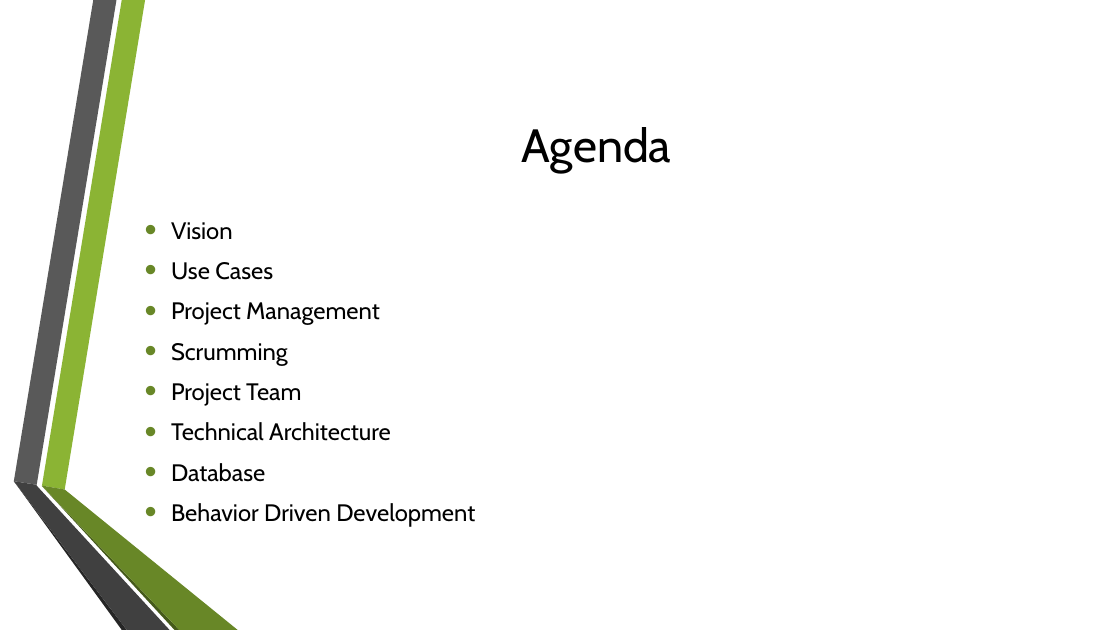
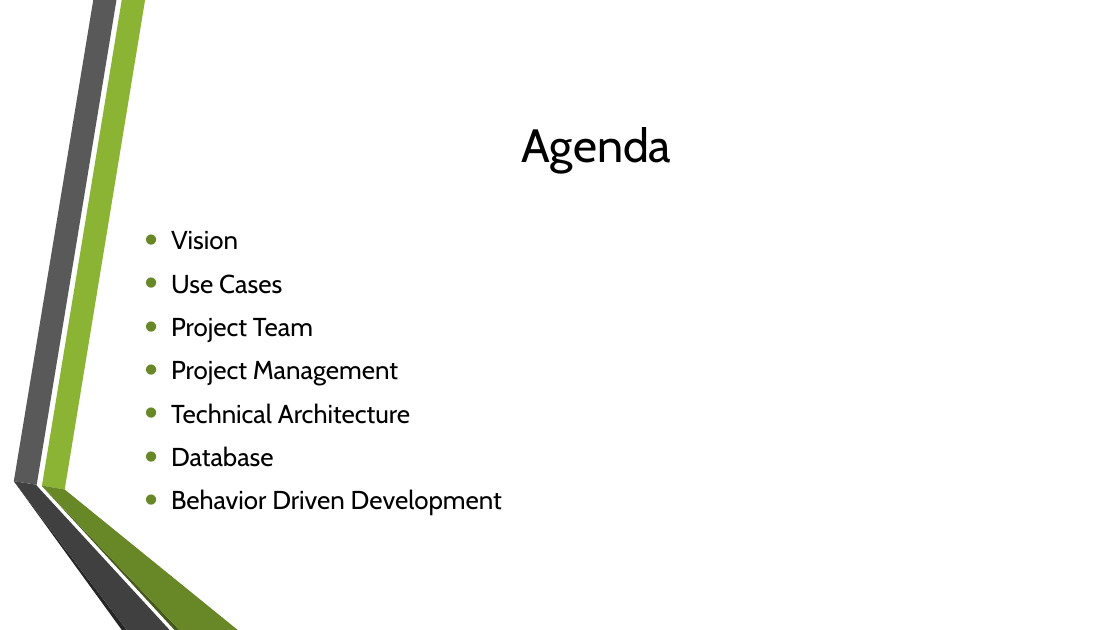
Before and after one commit to GamingBets/documents, a slide deck: slide 2 of Gaming-Bets.pptx. Drawn at 1120x630 pixels with LibreOffice and Linux fonts; fonts in the diff are those of the drawing; background and template pictures are left out. Boxes give left, top, right and bottom in pixels: in the first picture for what was removed or moved away, otherwise in the second. Text is boxed around its words. In the diff, an @@ line names an element or a change of style, - is before the commit and + after.

```diff
--- a/Gaming-Bets.pptx
+++ b/Gaming-Bets.pptx
@@ text at <box>171,231,502,515</box>: size 20.4 to 22.2 pt in "Vision", "Use Cases", "Project Management", "Technical Architecture" and 2 more places @@
@@ text at <box>171,318,313,342</box>: paragraph added @@
+• Project Team
@@ text at <box>171,343,301,406</box>: paragraphs removed @@
-• Scrumming
-• Project Team
```
Also in this commit, not shown: 1 other slide changed, 1 slide removed, 2 other files.
